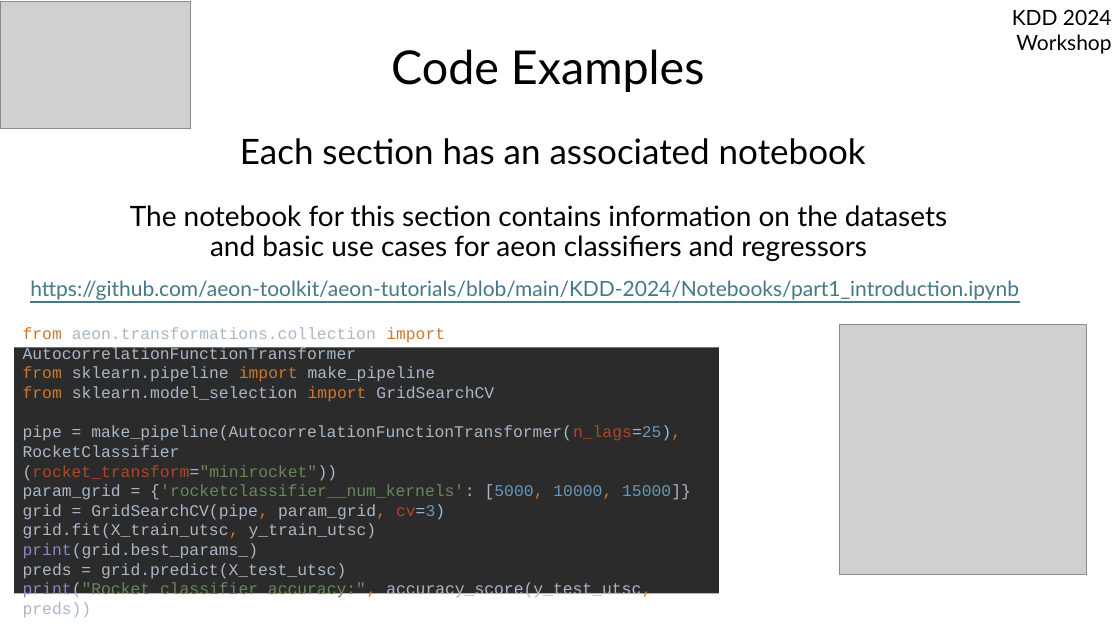
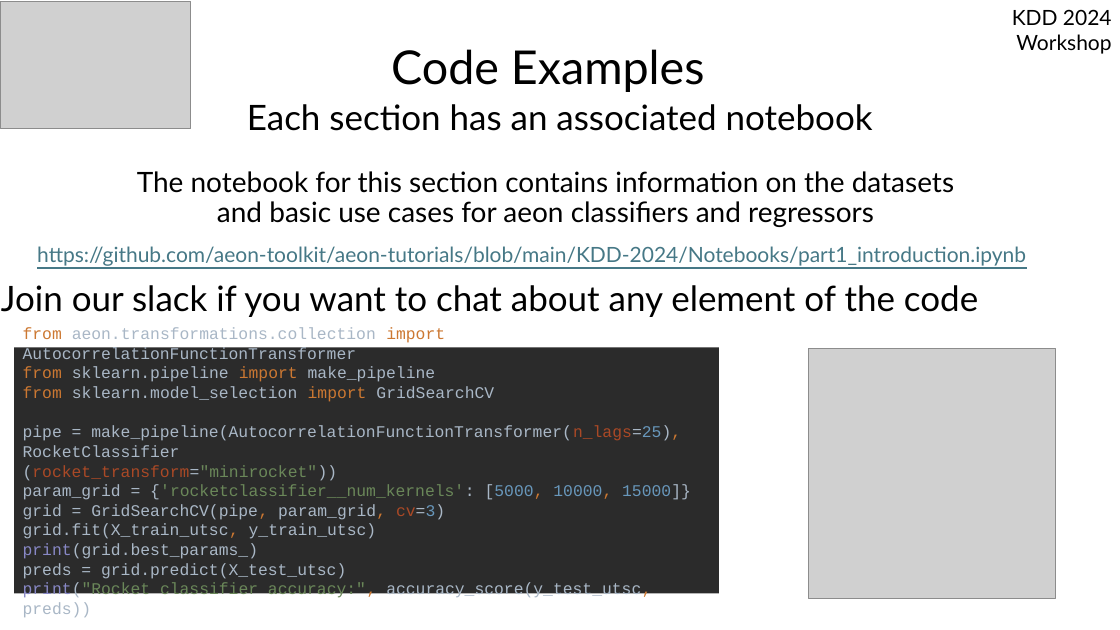
Before and after one commit to aeon-toolkit/aeon-tutorials, a slide deck: slide 9 of KDD-2024/Slides/part1_Introduction.pptx. Drawn at 1120x630 pixels with LibreOffice and Linux fonts; fonts in the diff are those of the drawing; grey boxes stand for pictures. Boxes give left, top, right and bottom in pixels: in the first picture for what was removed or moved away, otherwise in the second. Text is boxed around its words. In the diff, an @@ line names an element or a change of style, - is before the commit and + after.

```diff
--- a/KDD-2024/Slides/part1_Introduction.pptx
+++ b/KDD-2024/Slides/part1_Introduction.pptx
@@ 3 texts: place and size @@
-3 texts at [30,138,1019,300]
+3 texts at [37,104,1026,266]
@@ text added at [1,285,978,317], 30 pt, text #000000 @@
+Join our slack if you want to chat about any element of the code
@@ picture: place and size @@
-picture at [840,324,1087,575]
+picture at [809,349,1056,599]
```
Also in this commit, not shown: 3 other slides changed, 2 other files.
